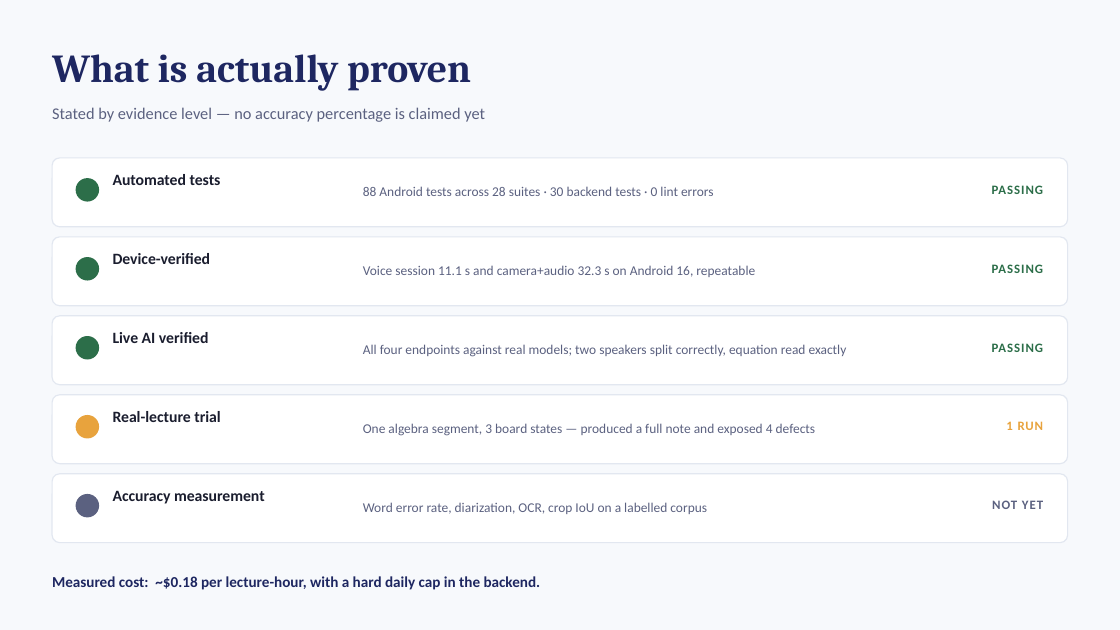
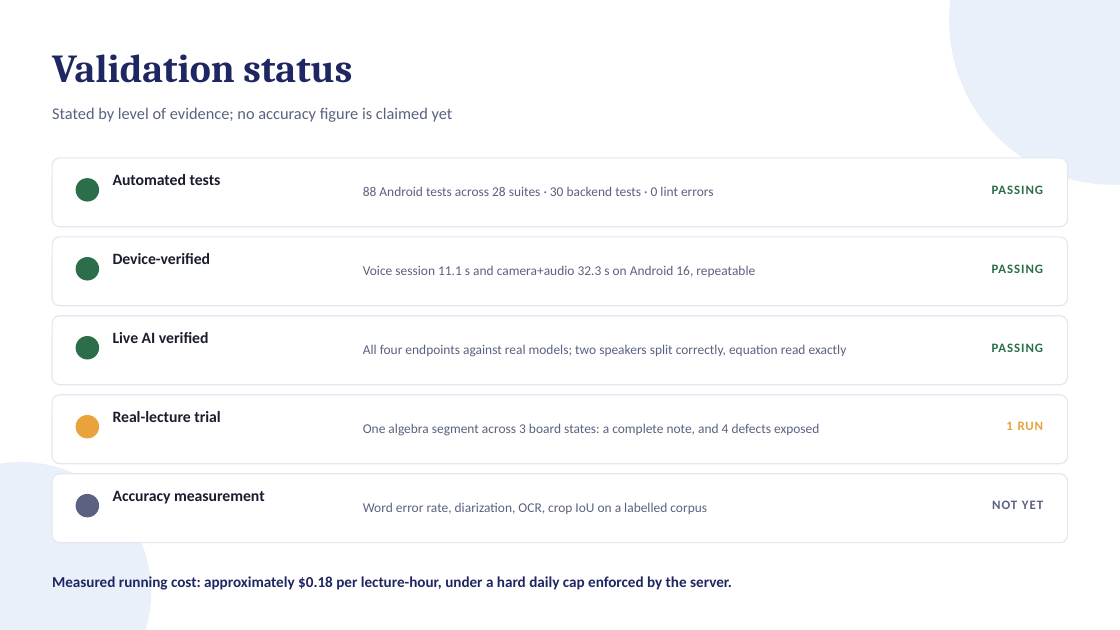
Before and after one commit to tejasthimmaiahkk-ui/VoxBoX, a slide deck: slide 11 of outputs/VoxBox_Review1_Scope.pptx (slide 10 before the commit). Drawn at 1120x630 pixels with LibreOffice and Linux fonts; fonts in the diff are those of the drawing; background and template pictures are left out. Boxes give left, top, right and bottom in pixels: in the first picture for what was removed or moved away, otherwise in the second. Text is boxed around its words. In the diff, an @@ line names an element or a change of style, - is before the commit and + after.

```diff
--- a/outputs/VoxBox_Review1_Scope.pptx
+++ b/outputs/VoxBox_Review1_Scope.pptx
@@ background #F7F9FC to picture (left out) @@
@@ text at bbox=[52, 54, 352, 83]: text changed @@
-What is actually proven
+Validation status
@@ text at bbox=[52, 107, 453, 122]: text changed @@
-Stated by evidence level — no accuracy percentage is claimed yet
+Stated by level of evidence; no accuracy figure is claimed yet
@@ text at bbox=[363, 423, 819, 436]: text changed @@
-One algebra segment, 3 board states — produced a full note and exposed 4 defects
+One algebra segment across 3 board states: a complete note, and 4 defects exposed
@@ ellipse added at bbox=[0, 462, 151, 630], fill #C7D8F2 at 38% opacity @@
@@ text at bbox=[52, 576, 732, 590]: text changed @@
-Measured cost: ~$0.18 per lecture-hour, with a hard daily cap in the backend.
+Measured running cost: approximately $0.18 per lecture-hour, under a hard daily cap enforced by the server.
```
Also in this commit, not shown: 12 other slides changed, 1 slide added, 1 other file.
